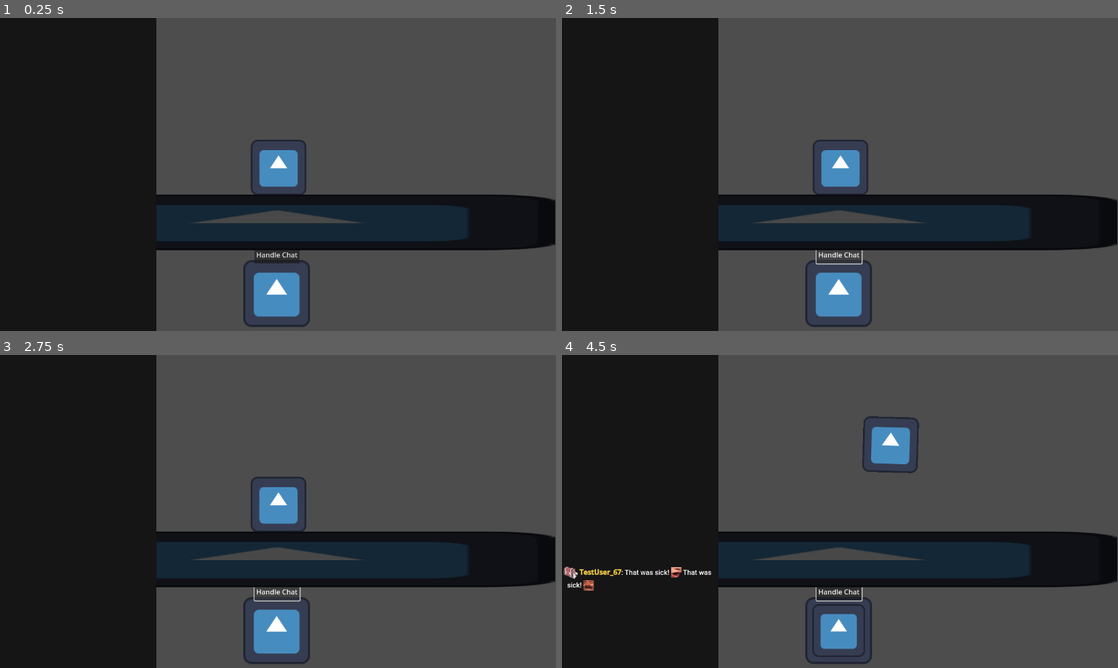
Above: before the commit, frames 1-4 (two rows, left to right).
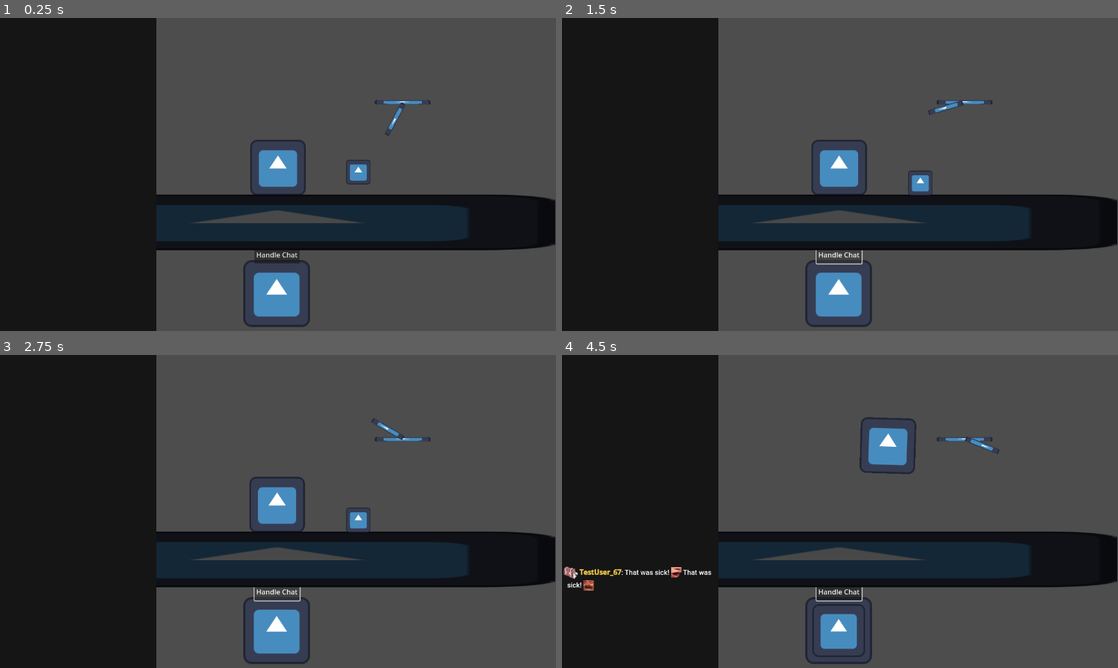
Above: after the commit, the same moments.

Repository: MetRiko/NeuroJam2023
Game: Godot game, scene res://src/Root.tscn
Two runs of this game, one before a commit and one after it. Both use one fixed random seed, a clock stepped at 60 frames per second and the inputs below. The engine's default icon, where the game draws it, is replaced by a stand-in: a white triangle on a blue panel in a dark square.
Inputs (mouse positions are in pixels of both pictures, inside the frame that each line leads up to):
- Up to frame 1 (0.25 s): no input
- Up to frame 2 (1.5 s): click "Handle Chat" at 0.5 s; click "Handle Chat" at 1.25 s
- Up to frame 3 (2.75 s): click "Handle Chat" at 2 s
- Up to frame 4 (4.5 s): tap Enter at 2.75 s; move the mouse to (962, 495) at 2.77 s; click (962, 495) at 2.85 s; move the mouse to (728, 527) at 3.52 s; click (728, 527) at 3.6 s; move the mouse to (895, 442) at 4.27 s; tap 1 at 4.35 s

The runs differ from the first frame. In frame 1, 0.5% of the frame differs, in the area x 45-78%, y 26-57%; in frame 2, 0.6%; in frame 3, 0.6%; in frame 4, 0.7%, in the area x 53-79%, y 19-38%.

Commit message:
Add Rapier2D, add filter machine

Diff:
--- a/project.godot
+++ b/project.godot
@@ -43,6 +43,10 @@
 2d_physics/layer_2="Walls"
 2d_physics/layer_3="Interactables"
 
+[physics]
+
+2d/physics_engine="Rapier2D"
+
 [rendering]
 
 renderer/rendering_method="gl_compatibility"
--- a/src/World.tscn
+++ b/src/World.tscn
@@ -34,4 +34,3 @@
 [node name="SideBar" parent="Hud/Content" instance=ExtResource("1_cuiif")]
 layout_mode = 1
 offset_right = 360.0
-mouse_filter = 2
--- a/src/level/Level.tscn
+++ b/src/level/Level.tscn
@@ -1,12 +1,13 @@
-[gd_scene load_steps=6 format=3 uid="uid://brk8apg1ijq2o"]
+[gd_scene load_steps=7 format=3 uid="uid://brk8apg1ijq2o"]
 
 [ext_resource type="PackedScene" uid="uid://dlw6rh4r7dmdd" path="res://src/machines/core/CoreMachine.tscn" id="1_thdch"]
 [ext_resource type="PackedScene" uid="uid://bvqgtxxht826g" path="res://src/player/Player.tscn" id="2_hgt3e"]
 [ext_resource type="Texture2D" uid="uid://c5hg8mwt8lgdt" path="res://icon.svg" id="3_m2diq"]
-[ext_resource type="PackedScene" uid="uid://cvr3vnscti1gu" path="res://src/objects/Cookie.tscn" id="4_06bml"]
+[ext_resource type="PackedScene" uid="uid://dqoyrxp5y4dnl" path="res://src/objects/Cookie.tscn" id="4_06bml"]
+[ext_resource type="PackedScene" uid="uid://dcb4h1td2hhtk" path="res://src/machines/filter/FilterMachine.tscn" id="5_5e04j"]
 
 [sub_resource type="RectangleShape2D" id="RectangleShape2D_wsedu"]
-size = Vector2(128, 128)
+size = Vector2(1282, 128)
 
 [node name="Level" type="Node2D"]
 
@@ -21,14 +22,18 @@
 [node name="StaticBody2D" type="StaticBody2D" parent="."]
 modulate = Color(0.281187, 0.281187, 0.281187, 1)
 position = Vector2(638, 470)
-scale = Vector2(10, 1)
 collision_layer = 2
+collision_mask = 5
 
 [node name="Sprite2D" type="Sprite2D" parent="StaticBody2D"]
+scale = Vector2(10, 1)
 texture = ExtResource("3_m2diq")
 
 [node name="CollisionShape2D" type="CollisionShape2D" parent="StaticBody2D"]
 shape = SubResource("RectangleShape2D_wsedu")
 
 [node name="Cookie" parent="." instance=ExtResource("4_06bml")]
-position = Vector2(277, 309)
+position = Vector2(825, 326)
+
+[node name="FilterMachine" parent="." instance=ExtResource("5_5e04j")]
+position = Vector2(927, 194)
--- a/src/machines/core/CoreMachine.tscn
+++ b/src/machines/core/CoreMachine.tscn
@@ -4,11 +4,10 @@
 [ext_resource type="Texture2D" uid="uid://c5hg8mwt8lgdt" path="res://icon.svg" id="2_5vu81"]
 [ext_resource type="Script" path="res://src/machines/core/NeuroActionQueue.gd" id="3_bmx3d"]
 
-[node name="CoreMachine" type="Node2D" node_paths=PackedStringArray("chat_queue", "handle_sub_btn", "handle_chat_btn")]
+[node name="CoreMachine" type="Node2D" node_paths=PackedStringArray("chat_queue", "handle_chat_btn")]
 position = Vector2(631, 402)
 script = ExtResource("1_d4hko")
 chat_queue = NodePath("RightQueue")
-handle_sub_btn = NodePath("")
 handle_chat_btn = NodePath("Control/HandleChat")
 
 [node name="Processor" type="Node2D" parent="."]
--- /dev/null
+++ b/src/machines/filter/FilterMachine.gd
@@ -0,0 +1,33 @@
+extends Node2D
+
+@onready var _lever_handle: RigidBody2D = $Handle
+@onready var _lever_joint: PinJoint2D = $PinJoint2D
+
+@onready var _filter_lower_timer: Timer = $FilterLowerTimer
+
+@export var lever_torque: float = -50
+
+@export var filter_lower_amount: float = 0.05
+@export var filter_lower_interval: float = 0.7
+
+
+# Called when the node enters the scene tree for the first time.
+func _ready():
+	pass # Replace with function body.
+
+
+# Called every frame. 'delta' is the elapsed time since the previous frame.
+func _process(delta):
+	if _lever_handle.rotation_degrees > rad_to_deg(_lever_joint.angular_limit_upper) / 2 - 5:
+		if _filter_lower_timer.time_left == 0:
+			_filter_lower_timer.start(filter_lower_interval)
+			await _filter_lower_timer.timeout
+			lower_filter()
+
+
+func lower_filter():
+	print("Lower filter by %s" % filter_lower_amount)
+
+
+func _physics_process(delta):
+	_lever_handle.apply_torque_impulse(lever_torque)
--- a/src/machines/filter/FilterMachine.tscn
+++ b/src/machines/filter/FilterMachine.tscn
@@ -1,3 +1,51 @@
-[gd_scene format=3 uid="uid://dcb4h1td2hhtk"]
+[gd_scene load_steps=5 format=3 uid="uid://dcb4h1td2hhtk"]
+
+[ext_resource type="Texture2D" uid="uid://c5hg8mwt8lgdt" path="res://icon.svg" id="1_bxgcn"]
+[ext_resource type="Script" path="res://src/machines/filter/FilterMachine.gd" id="1_ct0j5"]
+
+[sub_resource type="RectangleShape2D" id="RectangleShape2D_uyk00"]
+size = Vector2(128, 128)
+
+[sub_resource type="RectangleShape2D" id="RectangleShape2D_gbt6n"]
+size = Vector2(12, 82)
 
 [node name="FilterMachine" type="Node2D"]
+script = ExtResource("1_ct0j5")
+
+[node name="Base" type="StaticBody2D" parent="."]
+scale = Vector2(1, 0.0799999)
+collision_layer = 0
+collision_mask = 0
+
+[node name="Sprite2D" type="Sprite2D" parent="Base"]
+texture = ExtResource("1_bxgcn")
+
+[node name="CollisionShape2D" type="CollisionShape2D" parent="Base"]
+shape = SubResource("RectangleShape2D_uyk00")
+
+[node name="Handle" type="RigidBody2D" parent="."]
+collision_layer = 8
+collision_mask = 9
+mass = 0.1
+gravity_scale = 0.0
+can_sleep = false
+
+[node name="Sprite2D" type="Sprite2D" parent="Handle"]
+position = Vector2(0, -41)
+scale = Vector2(0.09375, 0.640625)
+texture = ExtResource("1_bxgcn")
+
+[node name="CollisionShape2D" type="CollisionShape2D" parent="Handle"]
+position = Vector2(0, -41)
+shape = SubResource("RectangleShape2D_gbt6n")
+
+[node name="PinJoint2D" type="PinJoint2D" parent="."]
+node_a = NodePath("../Base")
+node_b = NodePath("../Handle")
+angular_limit_enabled = true
+angular_limit_lower = -1.0472
+angular_limit_upper = 1.0472
+motor_target_velocity = -1.67028
+
+[node name="FilterLowerTimer" type="Timer" parent="."]
+one_shot = true
--- a/src/objects/Cookie.tscn
+++ b/src/objects/Cookie.tscn
@@ -1,18 +1,14 @@
-[gd_scene load_steps=5 format=3 uid="uid://cvr3vnscti1gu"]
+[gd_scene load_steps=4 format=3 uid="uid://dqoyrxp5y4dnl"]
 
-[ext_resource type="PackedScene" uid="uid://c36fqg4i7v5st" path="res://src/objects/Grabbable.tscn" id="1_r72qe"]
+[ext_resource type="PackedScene" uid="uid://b1tbddw6jgg43" path="res://src/objects/Grabbable.tscn" id="1_r72qe"]
 [ext_resource type="Texture2D" uid="uid://c5hg8mwt8lgdt" path="res://icon.svg" id="2_54xlh"]
 
-[sub_resource type="PhysicsMaterial" id="PhysicsMaterial_q8pdn"]
-bounce = 0.21
-
-[sub_resource type="CircleShape2D" id="CircleShape2D_vn4m0"]
+[sub_resource type="CircleShape2D" id="CircleShape2D_oqkgo"]
 radius = 12.0
 
 [node name="Cookie" instance=ExtResource("1_r72qe")]
 collision_layer = 4
 collision_mask = 2
-physics_material_override = SubResource("PhysicsMaterial_q8pdn")
 
 [node name="Sprite2D" type="Sprite2D" parent="." index="0"]
 scale = Vector2(0.443124, 0.443124)
--- a/src/objects/Grabbable.gd
+++ b/src/objects/Grabbable.gd
@@ -1,4 +1,4 @@
-extends RigidBody2D
+extends Interactable
 class_name Grabbable
 
 
--- a/src/objects/Grabbable.tscn
+++ b/src/objects/Grabbable.tscn
@@ -1,6 +1,8 @@
-[gd_scene load_steps=2 format=3 uid="uid://c36fqg4i7v5st"]
+[gd_scene load_steps=3 format=3 uid="uid://b1tbddw6jgg43"]
 
 [ext_resource type="Script" path="res://src/objects/Grabbable.gd" id="1_01q7t"]
+[ext_resource type="PackedScene" uid="uid://dlycjt08mf22b" path="res://src/objects/Interactable.tscn" id="1_66hg2"]
 
-[node name="Grabbable" type="RigidBody2D"]
+[node name="Grabbable" instance=ExtResource("1_66hg2")]
 script = ExtResource("1_01q7t")
+reset_position_on_grab = true
--- /dev/null
+++ b/src/objects/Interactable.gd
@@ -0,0 +1,2 @@
+extends RigidBody2D
+class_name Interactable
--- a/src/objects/Interactable.tscn
+++ b/src/objects/Interactable.tscn
@@ -1,3 +1,6 @@
-[gd_scene format=3 uid="uid://dlycjt08mf22b"]
+[gd_scene load_steps=2 format=3 uid="uid://dlycjt08mf22b"]
 
-[node name="Interactable" type="Node2D"]
+[ext_resource type="Script" path="res://src/objects/Interactable.gd" id="1_0sspp"]
+
+[node name="Interactable" type="RigidBody2D"]
+script = ExtResource("1_0sspp")
--- a/src/player/Player.gd
+++ b/src/player/Player.gd
@@ -1,4 +1,4 @@
-extends CharacterBody2D
+extends RigidBody2D
 
 
 @export var max_speed: float
@@ -13,15 +13,39 @@
 @onready var _interaction_area = $InteractionArea2D
 
 
-var _interactables: Array[Grabbable] = []
-var _nearest_interactable: Grabbable
+var _interactables: Array[Interactable] = []
+var _nearest_interactable: Interactable
 
 var thing_to_grab: Grabbable = null
 
 
 func _ready():
-	_interaction_area.body_entered.connect(func(body): _interactables.append(body))
-	_interaction_area.body_exited.connect(func(body): _interactables.erase(body))
+	_interaction_area.body_entered.connect(_on_enter_body)
+	_interaction_area.body_exited.connect(_on_exit_body)
+
+
+func _on_enter_body(body: RigidBody2D) -> void:
+	if body is Interactable:
+		_interactables.append(body)
+		_nearest_interactable = find_nearest_interactable()
+
+
+func _on_exit_body(body: RigidBody2D) -> void:
+	if body is Interactable:
+		_interactables.erase(body)
+		_nearest_interactable =  find_nearest_interactable()
+
+
+func find_nearest_interactable() -> Interactable:
+	if len(_interactables) == 0:
+		return null
+
+	var nearest_interactable = _interactables[0]
+	for interactable in _interactables:
+		if (position - interactable.position).length_squared() < (position - nearest_interactable.position).length_squared():
+			nearest_interactable = interactable
+
+	return nearest_interactable
 
 
 func connect_joint(body: Grabbable) -> void:
@@ -42,22 +66,32 @@
 	if pos_delta.length_squared() < 1:
 		speed = Vector2.ZERO
 
-	velocity = direction * speed
-	_sprite.rotation_degrees = ease(abs(velocity.x / max_speed), rotation_easing) * rotation_amount * sign(velocity.x)
+	linear_velocity = direction * speed
+	_sprite.rotation_degrees = ease(abs(linear_velocity.x / max_speed), rotation_easing) * rotation_amount * sign(linear_velocity.x)
 
-	move_and_slide()
+	# _process_collisions()
+
 
 	if thing_to_grab != null:
 		_interaction_joint.node_b = thing_to_grab.get_path()
 		thing_to_grab = null
 
 	if Input.is_action_just_pressed("Interact") and len(_interactables) > 0:
-		var nearest_interactable = _interactables[0]
-		for interactable in _interactables:
-			if (position - interactable.position).length_squared() < (position - nearest_interactable.position).length_squared():
-				nearest_interactable = interactable
+		print(_nearest_interactable)
 
-		print(nearest_interactable)
-		connect_joint(nearest_interactable)
+		if _nearest_interactable is Grabbable:
+			connect_joint(_nearest_interactable)
 	elif Input.is_action_just_released("Interact"):
 		disconnect_joint()
+
+
+# func _process_collisions():
+# 	for i in get_slide_collision_count():
+# 		var collision := get_slide_collision(i)
+# 		var body = collision.get_collider() as RigidBody2D
+# 		if body == null:
+# 			continue
+
+# 		var point = collision.get_position() - body.global_position
+# 		var force = 5000
+# 		body.apply_impulse(-collision.get_normal() * force, point)
--- a/src/player/Player.tscn
+++ b/src/player/Player.tscn
@@ -1,7 +1,10 @@
-[gd_scene load_steps=5 format=3 uid="uid://bvqgtxxht826g"]
+[gd_scene load_steps=6 format=3 uid="uid://bvqgtxxht826g"]
 
 [ext_resource type="Script" path="res://src/player/Player.gd" id="1_ll6yi"]
 [ext_resource type="Texture2D" uid="uid://c5hg8mwt8lgdt" path="res://icon.svg" id="2_g2pik"]
+
+[sub_resource type="PhysicsMaterial" id="PhysicsMaterial_dtxbv"]
+friction = 0.0
 
 [sub_resource type="CircleShape2D" id="CircleShape2D_8mnmc"]
 radius = 62.0081
@@ -9,10 +12,12 @@
 [sub_resource type="RectangleShape2D" id="RectangleShape2D_653yr"]
 size = Vector2(154, 152)
 
-[node name="Player" type="CharacterBody2D"]
-collision_mask = 2
-motion_mode = 1
-wall_min_slide_angle = 0.0872665
+[node name="Player" type="RigidBody2D"]
+collision_mask = 10
+physics_material_override = SubResource("PhysicsMaterial_dtxbv")
+gravity_scale = 0.0
+can_sleep = false
+lock_rotation = true
 script = ExtResource("1_ll6yi")
 max_speed = 3000.0
 max_distance_to_accel = 500.0
Not shown, added: addons/godot-rapier2d/THIRDPARTY.txt
Not shown, added: addons/godot-rapier2d/VERSION.txt
Not shown: 1 places in src/World.tscn that only renumber resources
Not shown: 1 places in src/objects/Cookie.tscn that only renumber resources
Not shown, added: addons/godot-rapier2d/bin/libphysics_server_rapier2d.android.template_debug.arm64.so
Not shown, added: addons/godot-rapier2d/bin/libphysics_server_rapier2d.android.template_debug.x86_64.so
Not shown, added: addons/godot-rapier2d/bin/libphysics_server_rapier2d.android.template_release.arm64.so
Not shown, added: addons/godot-rapier2d/bin/libphysics_server_rapier2d.android.template_release.x86_64.so
Not shown, added: addons/godot-rapier2d/bin/libphysics_server_rapier2d.ios.template_debug.arm64.dylib
Not shown, added: addons/godot-rapier2d/bin/libphysics_server_rapier2d.ios.template_release.arm64.dylib
Not shown, added: addons/godot-rapier2d/bin/libphysics_server_rapier2d.linux.template_debug.x86_64.so
Not shown, added: addons/godot-rapier2d/bin/libphysics_server_rapier2d.linux.template_release.x86_64.so
(and 18 more such lines)
